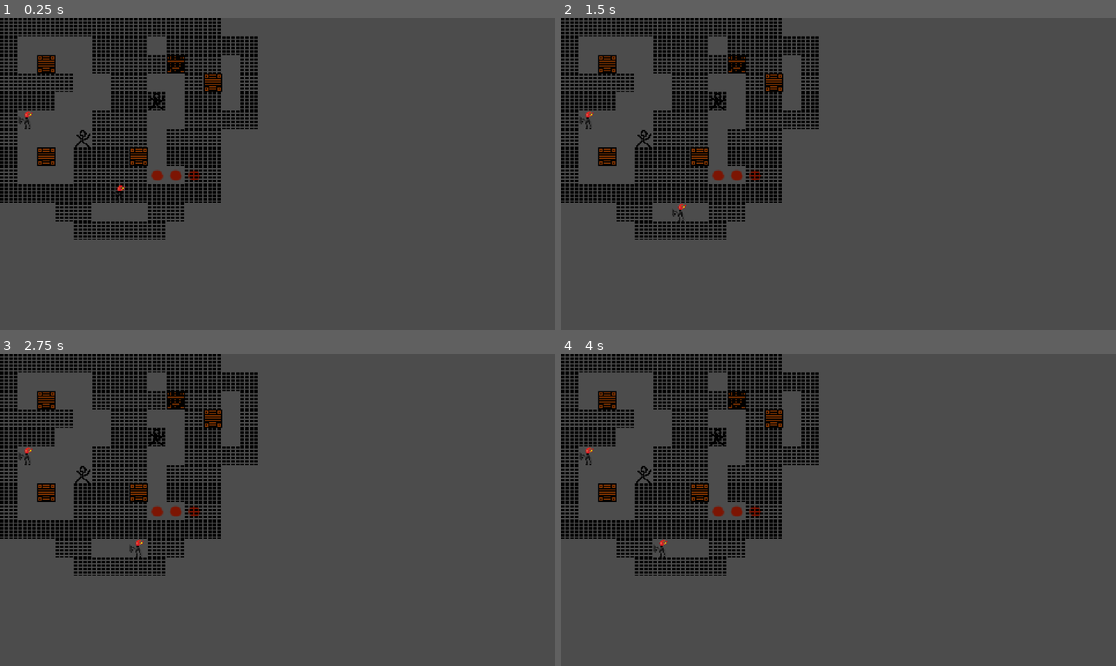
Above: before the commit, frames 1-4 (two rows, left to right).
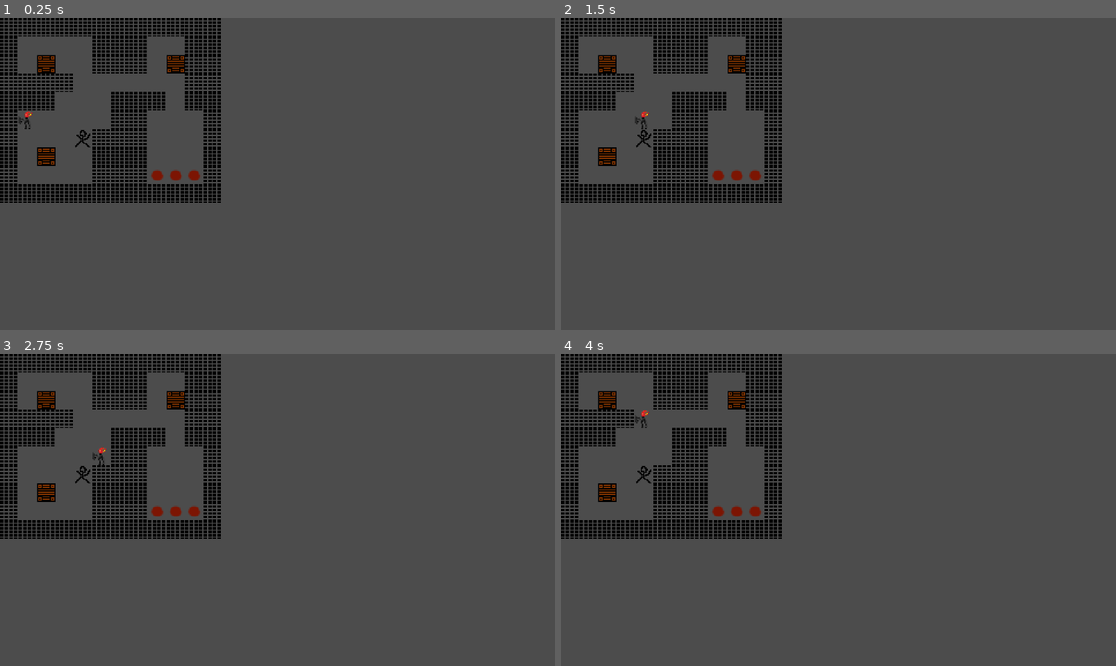
Above: after the commit, the same moments.

Repository: PPP-Club/BoxSchieben
Game: Godot game, scene res://scenen/Level.tscn
Same seed, same stepped clock (60 frames per second), same inputs: the game is played once before the commit and once after it.
Inputs:
- Up to frame 1 (0.25 s): no input
- Up to frame 2 (1.5 s): tap Enter at 0.5 s; hold D 0.53-1.28 s; tap Space at 1.25 s; hold S from 1.28 s (still down)
- Up to frame 3 (2.75 s): tap Enter at 2 s; release S at 2.03 s; hold D from 2.03 s (still down)
- Up to frame 4 (4 s): tap Space at 2.75 s; release D at 2.78 s; hold W 2.78-3.53 s; tap Enter at 3.5 s; hold A from 3.53 s (still down)

The runs differ from the first frame. In frame 1, 3.4% of the frame differs, in the area x 10-47%, y 5-72%; in frame 2, 3.5%; in frame 3, 3.5%; in frame 4, 3.5%, in the area x 3-47%, y 5-72%.

Commit message:
2 scenes generation

Diff:
--- a/scenen/Level.tscn
+++ b/scenen/Level.tscn
@@ -11,14 +11,12 @@
 tile_set = ExtResource( 1 )
 cell_size = Vector2( 16, 16 )
 format = 1
-tile_data = PoolIntArray( 327688, 2, 0, 524297, 2, 0 )
 
 [node name="mainTileMap" type="TileMap" parent="."]
 scale = Vector2( 4, 4 )
 tile_set = ExtResource( 1 )
 cell_size = Vector2( 16, 16 )
 format = 1
-tile_data = PoolIntArray( 65545, 3, 0, 65546, 3, 0, 65547, 3, 0, 65548, 3, 0, 65549, 3, 0, 131079, 3, 0, 131080, 3, 0, 131081, 3, 0, 131085, 3, 0, 196614, 3, 0, 196615, 3, 0, 196619, 1, 0, 196621, 3, 0, 262150, 3, 0, 262152, 0, 0, 262157, 3, 0, 327685, 3, 0, 327686, 3, 0, 327690, 3, 0, 327691, 3, 0, 327692, 3, 0, 327693, 3, 0, 393221, 3, 0, 393225, 3, 0, 393226, 3, 0, 458756, 3, 0, 458757, 3, 0, 458759, 1, 0, 458761, 3, 0, 458762, 3, 0, 524292, 3, 0, 524298, 3, 0, 589827, 3, 0, 589828, 3, 0, 589830, 5, 0, 589833, 3, 0, 589834, 3, 0, 655363, 3, 0, 655364, 3, 0, 655368, 3, 0, 655369, 3, 0, 720900, 3, 0, 720901, 3, 0, 720902, 3, 0, 720903, 3, 0, 720904, 3, 0 )
 
 [node name="Label" type="Label" parent="."]
 margin_left = 862.0
--- a/scripts/Player.gd
+++ b/scripts/Player.gd
@@ -32,9 +32,13 @@
 	for pos in range(arrayLengh):
 		var y = pos / lineLengh
 		var x = pos - (y * lineLengh)
-		essTilemap.set_cell(x, y, _getTileByString(mapArray[pos]))
+		var tile = _getTileByString(mapArray[pos])
+		if _walkable(tile):
+			essTilemap.set_cell(x, y, tile)
+		else:
+			playerTilemap.set_cell(x, y, tile)
 
-func _getTileByString(key: String):
+func _getTileByString(key: String) -> int:
 	match key:
 		' ':
 			return -1
@@ -50,6 +54,10 @@
 			return 2
 		'G':
 			return 4
+	return -1
+
+func _walkable(tile: int) -> bool:
+	return tile == _getTileByString('F') || tile == _getTileByString('G')
 
 func _process(delta):
 	var finishPoints = essTilemap.get_used_cells_by_id(finishChar);
@@ -58,6 +66,9 @@
 
 # warning-ignore:unused_argument
 func _input(event):
+	if(!playerTilemap.get_used_cells_by_id(fireChar)):
+		return
+
 	var oldPlayerPosFire = playerTilemap.get_used_cells_by_id(fireChar)[0];
 	var oldPlayerPosWater = playerTilemap.get_used_cells_by_id(waterChar)[0];
 	var newPlayerPos = [];
